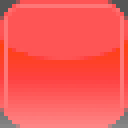
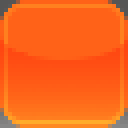
Layer changes from the first 128x128 image to the second:
"LumaMask2": blend lighten → color dodge, painted on it over [0, 0, 128, 128]
"LumaMask": blend lighten → color dodge over [0, 0, 128, 128]
showed "Background" over [0, 0, 128, 128]
